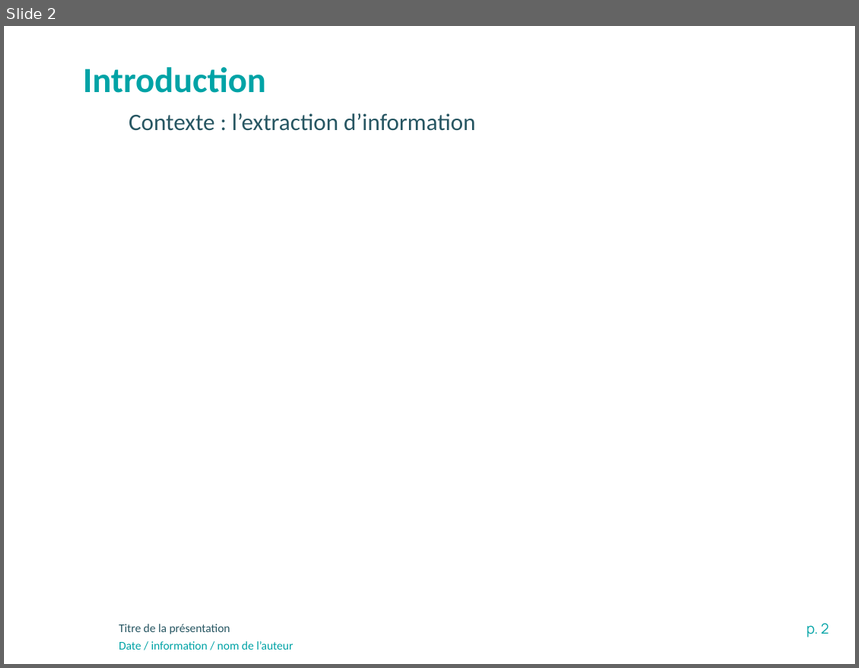
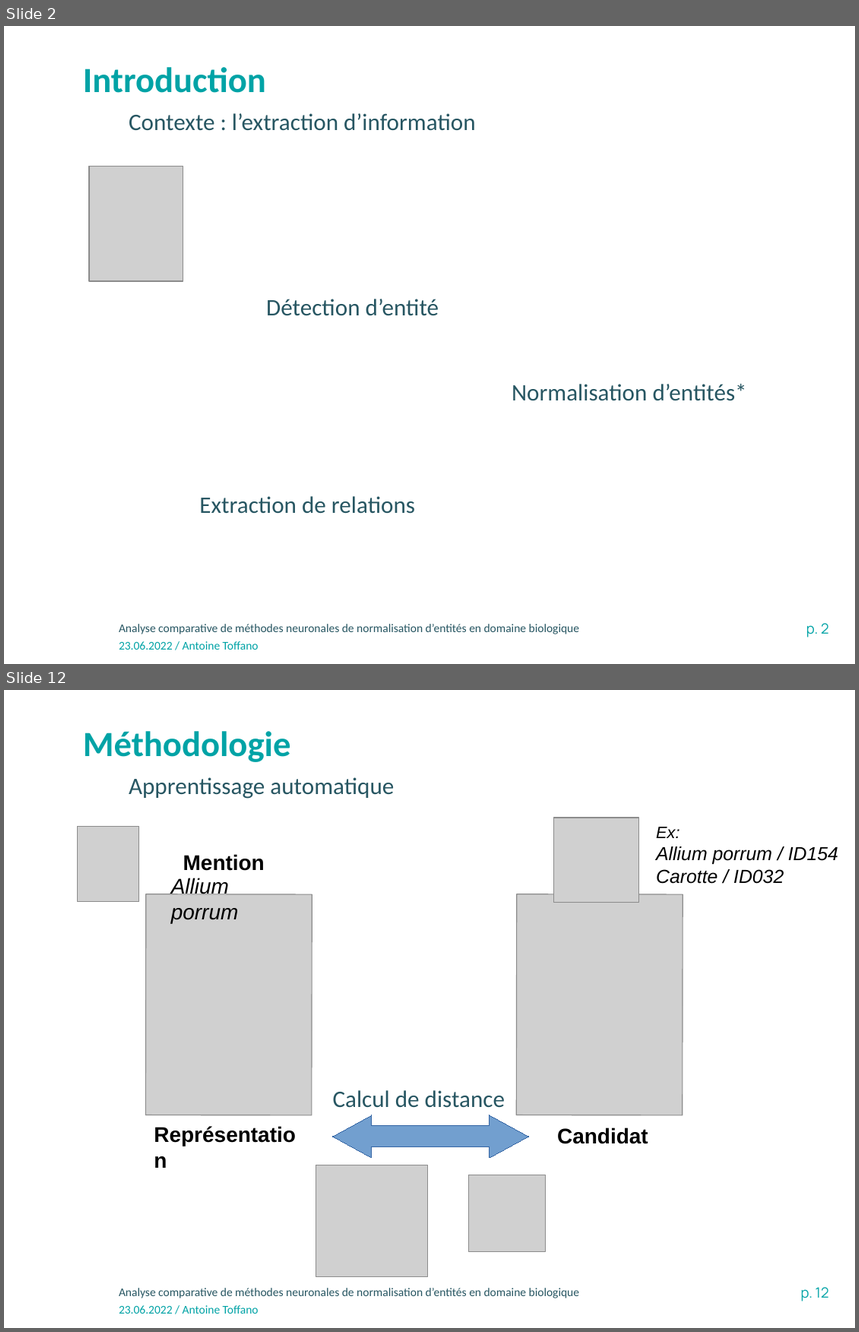
Before and after one commit to atoffano/entity-norm, a slide deck: Presentation-INRAE-format classique.pptx. Shown one above the other, each under a label of ours: slide 2 before the commit, slides 2 and 12 after it; the slides between them are not shown. The pictures are 859x668 and 859x1332 pixels, drawn with LibreOffice and Linux fonts; fonts in the diff are those of the drawing; grey boxes stand for pictures; background and template pictures are left out. Boxes give left, top, right and bottom in pixels: in the first picture for what was removed or moved away, otherwise in the second. Text is boxed around its words. In the diff, an @@ line names an element or a change of style, - is before the commit and + after.

```diff
--- a/Presentation-INRAE-format classique.pptx
+++ b/Presentation-INRAE-format classique.pptx
@@ slide 12 added at (4,690,855,1328), background #FFFFFF; not listed: 3 template elements that a slide beside it also shows @@
@@ text added at (83,731,291,762), 30 pt, text #00A3A6, bold @@
+Méthodologie
@@ text added at (129,777,394,799), 20 pt, text #275662 @@
+Apprentissage automatique
@@ picture added at (77,826,139,901) @@
@@ picture added at (554,818,639,903) @@
@@ text added at (656,827,838,884), 16 pt, text #000000, italic @@
+Ex:
+Allium porrum / ID154
+Carotte / ID032
@@ text added at (183,854,265,871), 18 pt, text #000000, bold @@
+Mention
@@ picture added at (145,894,312,1116) @@
@@ text added at (171,878,239,923), 18 pt, text #000000, italic @@
+Allium porrum
@@ picture added at (517,894,683,1116) @@
@@ text added at (333,1091,505,1108), 20 pt, text #275662 @@
+Calcul de distance
@@ text added at (145,1117,317,1150), 18 pt, text #000000, bold @@
+Représentation
@@ freeform shape added at (332,1116,528,1158), fill #729FCF, outline #3465A4 0.75 pt @@
@@ text added at (557,1128,648,1144), 18 pt, text #000000, bold @@
+Candidat
@@ picture added at (316,1165,428,1277) @@
@@ picture added at (469,1175,545,1252) @@
@@ slide 2 changed as well @@
@@ picture added at (89,167,183,281) @@
@@ text added at (266,299,439,316), 20 pt, text #275662 @@
+Détection d’entité
@@ text added at (512,384,747,401), 20 pt, text #275662 @@
+Normalisation d’entités*
@@ text added at (199,496,415,514), 20 pt, text #275662 @@
+Extraction de relations
@@ text at (119,624,579,635): text changed @@
-Titre de la présentation
+Analyse comparative de méthodes neuronales de normalisation d’entités en domaine biologique
@@ text at (119,642,259,650): text changed @@
-Date / information / nom de l’auteur
+23.06.2022 / Antoine Toffano
```
Also in this commit, not shown: 1 other slide changed, 15 other slides added, 19 other files.
